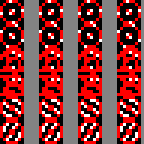
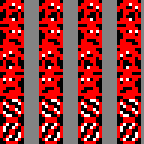
Revision of a layered 144x144 image; what changed, layer by layer:
painted on "Capa 2" over (0, 0, 141, 93)
